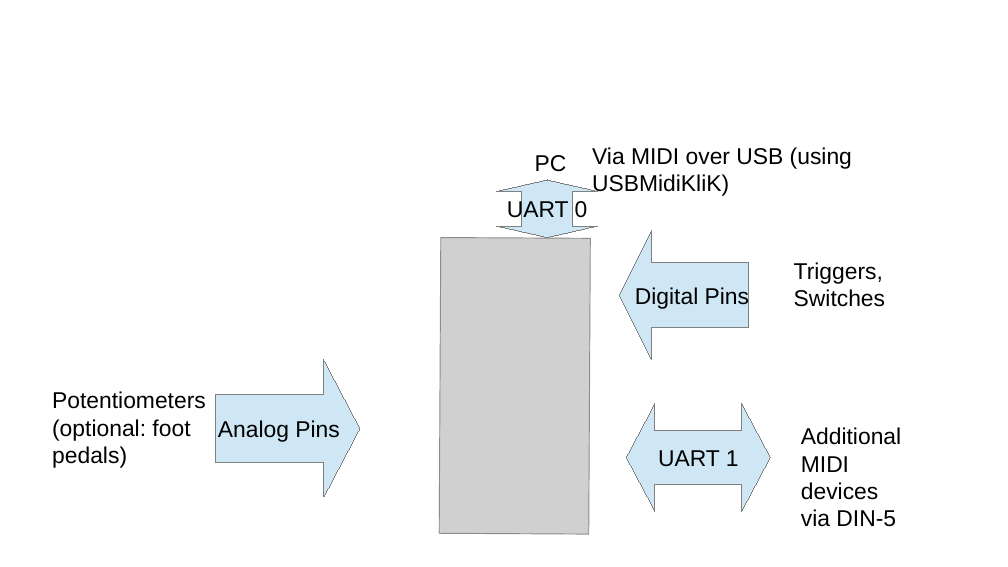
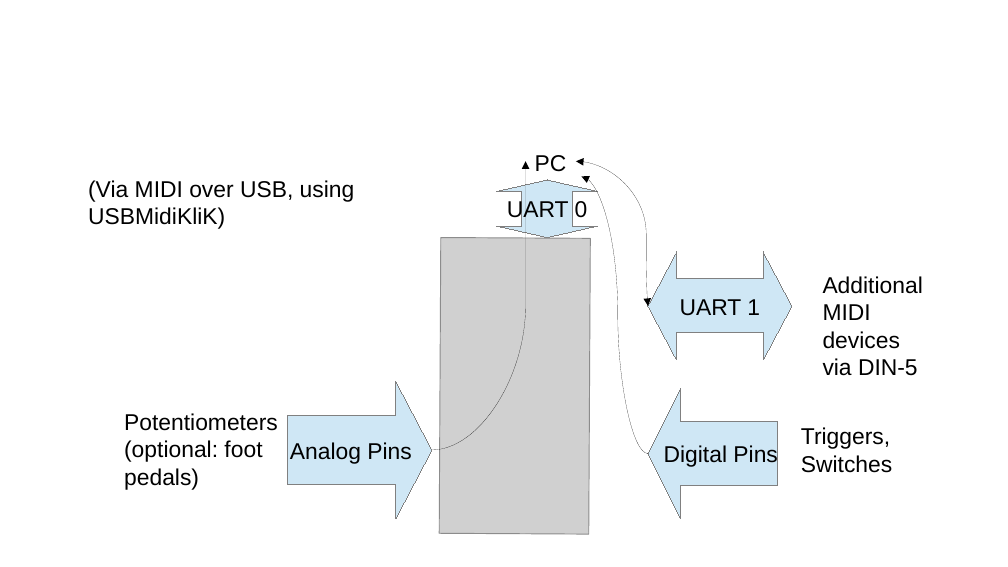
Before and after one commit to EsGeh/sgDevice, a slide deck: slide 9 of presentation/slides.odp. Drawn at 1008x567 pixels with LibreOffice and Linux fonts; fonts in the diff are those of the drawing; grey boxes stand for pictures; background and template pictures are left out. Boxes give left, top, right and bottom in pixels: in the first picture for what was removed or moved away, otherwise in the second. Text is boxed around its words. In the diff, an @@ line names an element or a change of style, - is before the commit and + after.

```diff
--- a/presentation/slides.odp
+++ b/presentation/slides.odp
@@ curved arrow added from (432, 450) to (526, 161), #000000 0 pt @@
@@ curved double arrow added from (649, 306) to (576, 161), #000000 0 pt @@
@@ curved arrow added from (649, 454) to (582, 177), #000000 0 pt @@
@@ text at box(88, 180, 355, 229): text changed @@
-Via MIDI over USB (using USBMidiKliK)
+(Via MIDI over USB, using USBMidiKliK)
@@ left right arrow "UART 1": place and size @@
-left right arrow "UART 1" at box(627, 403, 770, 511)
+left right arrow "UART 1" at box(649, 252, 792, 360)
@@ text "Additional MIDI devices via DIN-5": place and size @@
-text "Additional MIDI devices via DIN-5" at box(801, 427, 901, 527)
+text "Additional MIDI devices via DIN-5" at box(823, 276, 923, 376)
@@ right arrow "Analog Pins": place and size @@
-right arrow "Analog Pins" at box(216, 360, 359, 498)
+right arrow "Analog Pins" at box(288, 381, 432, 519)
@@ left arrow "Digital Pins": place and size @@
-left arrow "Digital Pins" at box(619, 231, 749, 360)
+left arrow "Digital Pins" at box(649, 389, 778, 519)
@@ text "Potentiometers": place and size @@
-text "Potentiometers" at box(52, 391, 206, 468)
+text "Potentiometers" at box(124, 413, 278, 490)
@@ text "Triggers,": place and size @@
-text "Triggers," at box(794, 262, 885, 307)
+text "Triggers," at box(801, 427, 892, 473)
```
Also in this commit, not shown: 3 other slides changed.
